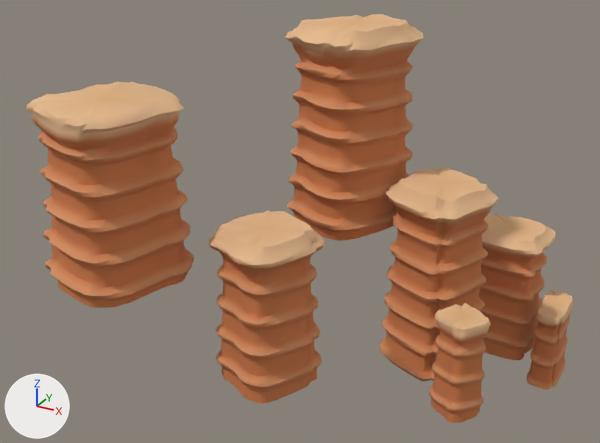
The glTF model public/desert-canyon/vista/terrain-080.glb as it was, and as the next commit left it.
One viewpoint serves both versions: a 50 mm lens placed at (105.0, -219.0, 175.0), pointed at (-13.0, -5.0, 68.0). The lights are fixed; the arrows at lower left show +X, +Y and +Z. The older version comes first. Vertices at exactly the same position are counted once.

Objects in the first picture: 'terrain-080'.
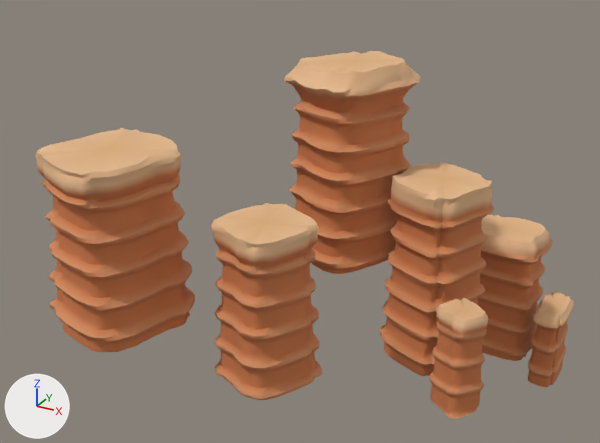
Pixel boxes (x1, y1, x2, y2) of what changed, in the pictures (600 x 443 px; the box of a moved part takes in the faces that stretch with it):
```json
{"object": "terrain-080", "change": "reshaped", "before": [26, 14, 573, 423], "after": [35, 51, 574, 419], "on screen": "10% shorter"}
{"part": 1, "of": "me_mesh_0", "change": "rebuilt", "before": [208, 210, 325, 403], "after": [211, 203, 322, 400]}
{"part": 2, "of": "me_mesh_0", "change": "rebuilt", "before": [285, 14, 424, 241], "after": [284, 51, 420, 274]}
{"part": 3, "of": "me_mesh_0", "change": "rebuilt", "before": [26, 82, 194, 308], "after": [35, 128, 195, 352]}
{"part": 4, "of": "me_mesh_0", "change": "rebuilt", "before": [479, 214, 556, 360], "after": [478, 215, 552, 361]}
{"part": 5, "of": "me_mesh_0", "change": "rebuilt", "before": [379, 167, 499, 381], "after": [380, 162, 494, 376]}
{"part": 6, "of": "me_mesh_0", "change": "moved or reshaped", "before": [527, 290, 573, 390], "after": [528, 292, 574, 387]}
{"part": 7, "of": "me_mesh_0", "change": "moved or reshaped", "before": [429, 303, 490, 423], "after": [429, 298, 488, 419]}
```

Edits to the scene script, one JSON object a line:
```json
{"block": "me_mesh_0", "where": "# used by ob_terrain_080; location = (0.0, 0.0, 0.0)"}
{"op": "remove", "block": "me_mesh_0", "code": "me_mesh_0.from_pydata(...)  # 12607 vertices, 24920 faces; spans x -64.7..64.7, y -74.4..74.4, z 0.0..128.6"}
{"op": "add", "block": "me_mesh_0", "code": "me_mesh_0.from_pydata(...)  # 12614 vertices, 25200 faces; spans x -64.5..64.5, y -74.3..74.3, z 0.0..116.6"}
{"block": "me_mesh_0", "change": "me_mesh_0 part 1: the loose piece of 1801 vertices spanning x -20.3..10.0, y -54.3..-22.6, z 32.3..81.2 is rebuilt with 1802 vertices and now spans x -20.4..9.9, y -53.9..-23.2, z 33.9..82.8"}
{"block": "me_mesh_0", "change": "me_mesh_0 part 2: the loose piece of 1801 vertices spanning x -25.5..14.3, y -3.9..38.6, z 62.4..128.6 is rebuilt with 1802 vertices and now spans x -25.8..14.0, y -4.1..38.7, z 50.4..116.6"}
{"block": "me_mesh_0", "change": "me_mesh_0 part 3: the loose piece of 1801 vertices spanning x -64.7..-25.7, y -74.4..-33.7, z 62.6..116.4 is rebuilt with 1802 vertices and now spans x -64.5..-26.1, y -74.3..-33.8, z 48.3..102.1"}
{"block": "me_mesh_0", "change": "me_mesh_0 part 4: the loose piece of 1801 vertices spanning x 22.4..53.6, y 48.4..74.4, z 3.0..51.4 is rebuilt with 1802 vertices and now spans x 22.5..53.2, y 48.6..74.3, z 2.6..51.1"}
{"block": "me_mesh_0", "change": "me_mesh_0 part 5: the loose piece of 1801 vertices spanning x 9.5..43.3, y -0.2..33.8, z 17.7..81.8 is rebuilt with 1802 vertices and now spans x 9.4..42.8, y 0.1..33.1, z 18.9..83.0"}
{"block": "me_mesh_0", "change": "me_mesh_0 part 6: 1798 vertices removed from x 53.5..64.7, y 41.9..65.3, z 0.0..28.7; 1799 vertices added at x 53.1..64.5, y 42.1..65.3, z 0.0..28.7"}
{"block": "me_mesh_0", "change": "me_mesh_0 part 7: 2 vertices moved within x 34.5..48.6, y -3.5..-1.5, z 41.8..47.2; 1794 vertices removed from x 33.9..50.9, y -11.9..4.8, z 14.6..48.3; 1795 vertices added at x 33.9..50.6, y -12.2..5.0, z 16.8..50.6"}
```
